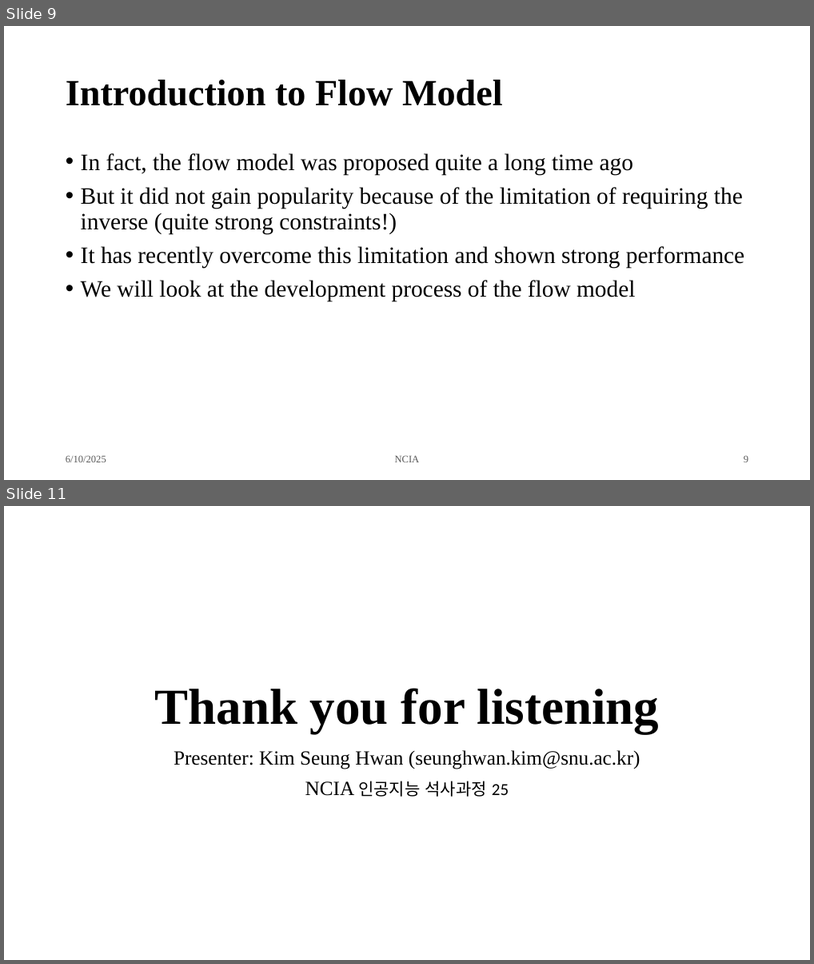
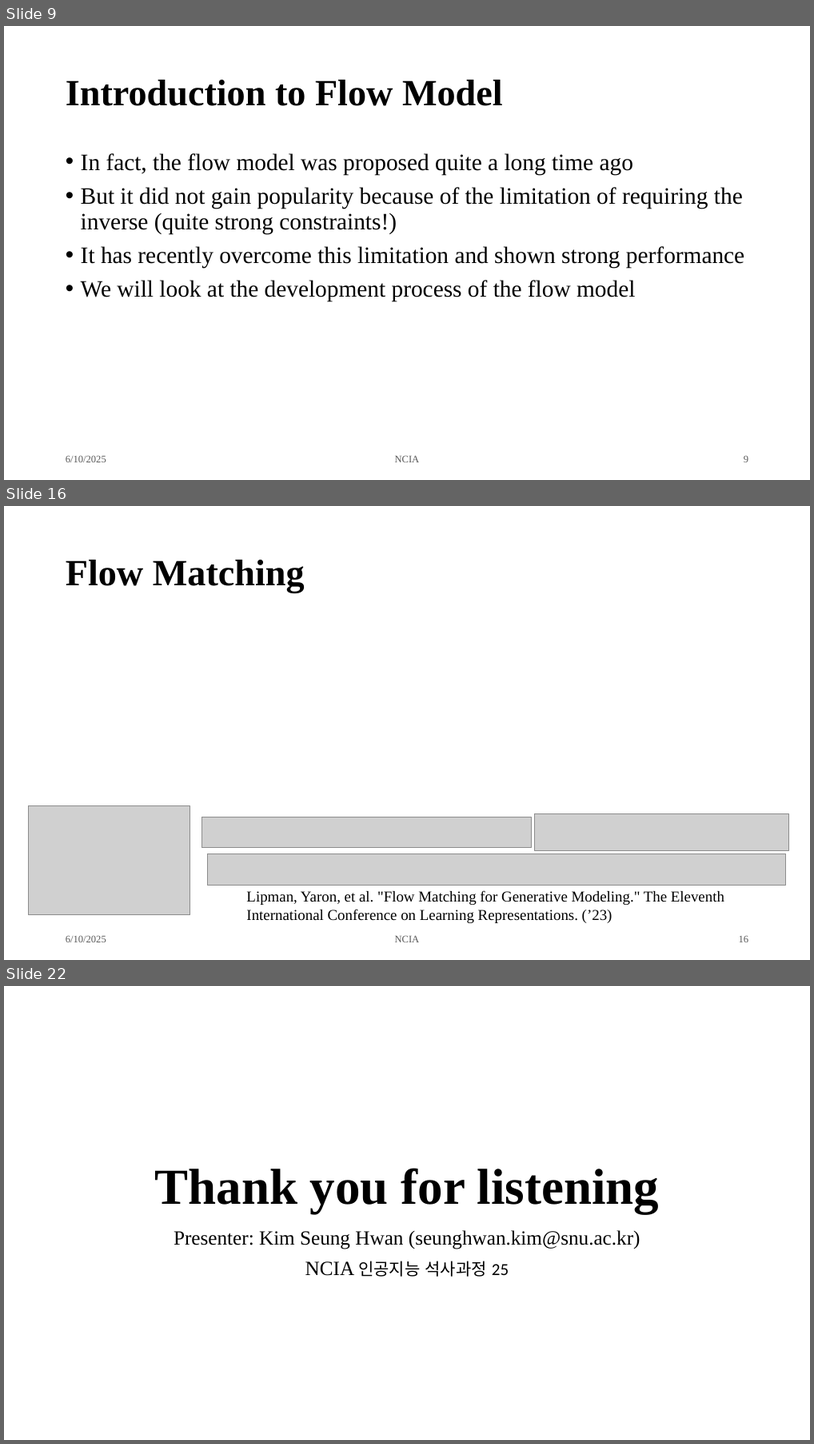
Before and after one commit to overnap/lab-seminar, a slide deck: ds/Introduction to Flow Matching.pptx. Shown one above the other, each under a label of ours: slides 9 and 11 before the commit, slides 9, 16 and 22 after it; the slides between them are not shown. The pictures are 814x964 and 814x1444 pixels, drawn with LibreOffice and Linux fonts; fonts in the diff are those of the drawing; grey boxes stand for pictures. Boxes give left, top, right and bottom in pixels: in the first picture for what was removed or moved away, otherwise in the second. Text is boxed around its words. In the diff, an @@ line names an element or a change of style, - is before the commit and + after.

Commit message:
Add intro to flow matching

```diff
--- a/ds/Introduction to Flow Matching.pptx
+++ b/ds/Introduction to Flow Matching.pptx
@@ slide 16 added at (x1=4, y1=506, x2=810, y2=960), background #FFFFFF @@
@@ title added at (x1=66, y1=560, x2=305, y2=593), 44 pt, text #000000, bold @@
+Flow Matching
@@ picture added at (x1=28, y1=806, x2=190, y2=915) @@
@@ picture added at (x1=202, y1=817, x2=531, y2=848) @@
@@ picture added at (x1=535, y1=814, x2=790, y2=850) @@
@@ picture added at (x1=208, y1=853, x2=786, y2=884) @@
@@ text added at (x1=246, y1=890, x2=725, y2=923), 18 pt, text #000000 @@
+Lipman, Yaron, et al. "Flow Matching for Generative Modeling." The Eleventh International Conference on Learning Representations. (’23)
@@ text added at (x1=66, y1=935, x2=106, y2=942), 12 pt, text #595959 @@
+6/10/2025
@@ text added at (x1=395, y1=935, x2=420, y2=942), 12 pt, text #595959 @@
+NCIA
@@ page number added at (x1=739, y1=935, x2=750, y2=942), 12 pt, text #595959 @@
+16
@@ what was slide 11 is now slide 22 @@
```
Also in this commit, not shown: 2 slides changed, 10 other slides added.
